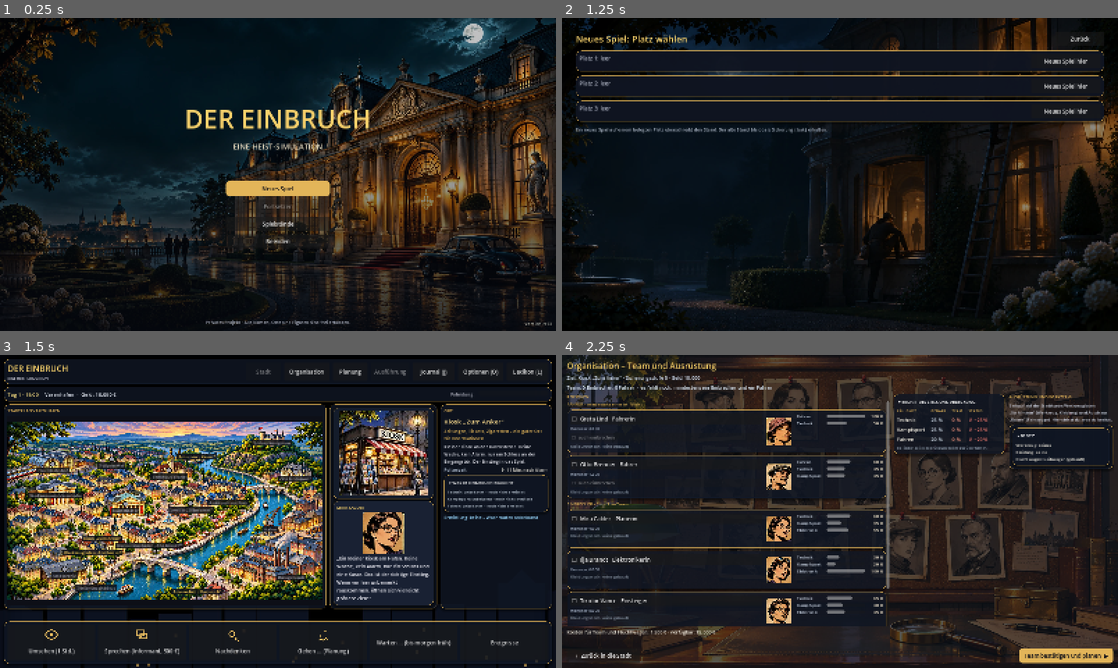
Above: before the commit, frames 1-4 (two rows, left to right).
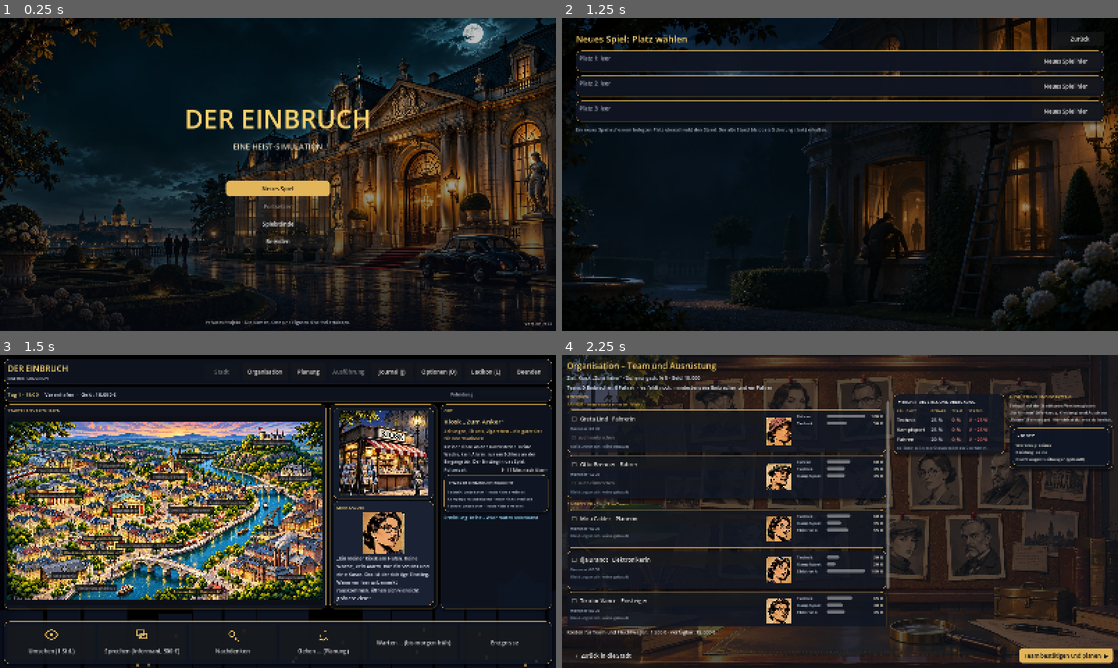
Above: after the commit, the same moments.

Repository: Martin1971-cloud/einbruch
Game: Godot game, scene res://scenes/main.tscn
Two runs of this game, one before a commit and one after it. Both use one fixed random seed, a clock stepped at 60 frames per second and the inputs below.
Inputs:
- Up to frame 1 (0.25 s): no input
- Up to frame 2 (1.25 s): click "Neues Spiel" at 0.5 s
- Up to frame 3 (1.5 s): click "Neues Spiel hier" at 1.25 s
- Up to frame 4 (2.25 s): click "Organisation" at 2 s

Frames 1-2 are identical in both runs. In frame 3, 0.5% of the frame differs, in the area x 38-98%, y 4-7%; in frame 4, nothing differs.

Commit message:
Beenden-Knopf in der Kopfzeile der Stadt
Die Abfrage zum Speichern liegt jetzt in einer gemeinsamen Funktion
(Optionen.beenden_frage), die Kopfzeile und die Optionen nutzen.

Co-Authored-By: Claude Haiku 5.5 <noreply@anthropic.com>
Claude-Session: https://claude.ai/code/session_01LKpSSULuighKXwyzAG3jU1

Diff:
--- a/godot/scripts/screens/town.gd
+++ b/godot/scripts/screens/town.gd
@@ -80,6 +80,7 @@
 	row.add_child(UI.button(Texte.t("nav.journal"), func(): main.open_journal(), 120))
 	row.add_child(UI.button(Texte.t("nav.optionen"), func(): main.open_optionen(), 130))
 	row.add_child(UI.button(Texte.t("nav.lexikon"), func(): main.open_lexikon(), 120))
+	row.add_child(UI.button(Texte.t("menue.beenden"), func(): Optionen.beenden_frage(self, true), 110))
 	return _panel(row)
 
 
--- a/godot/scripts/ui/optionen.gd
+++ b/godot/scripts/ui/optionen.gd
@@ -102,8 +102,12 @@
 
 ## Spiel beenden. Im laufenden Spiel wird vorher gefragt, ob der Stand gespeichert werden soll.
 func _on_beenden() -> void:
-	if not im_spiel:
-		get_tree().quit()
+	beenden_frage(self, im_spiel)
+
+
+static func beenden_frage(host: Node, im_spiel_offen: bool) -> void:
+	if not im_spiel_offen:
+		host.get_tree().quit()
 		return
 	var d := ConfirmationDialog.new()
 	d.title = Texte.t("opt.beenden_titel")
@@ -111,15 +115,15 @@
 	d.ok_button_text = Texte.t("opt.beenden_speichern")
 	d.cancel_button_text = Texte.t("ui.abbrechen")
 	d.add_button(Texte.t("opt.beenden_ohne"), true, "ohne")
-	add_child(d)
-	d.confirmed.connect(func(): Game.save_game(); get_tree().quit())
-	d.custom_action.connect(_beenden_ohne_speichern)
+	host.add_child(d)
+	d.confirmed.connect(func(): Game.save_game(); host.get_tree().quit())
+	d.custom_action.connect(func(aktion: String): _beenden_ohne_speichern(host, aktion))
 	d.popup_centered()
 
 
-func _beenden_ohne_speichern(aktion: String) -> void:
+static func _beenden_ohne_speichern(host: Node, aktion: String) -> void:
 	if aktion == "ohne":
-		get_tree().quit()
+		host.get_tree().quit()
 
 
 func _set_music(v: int) -> void:
